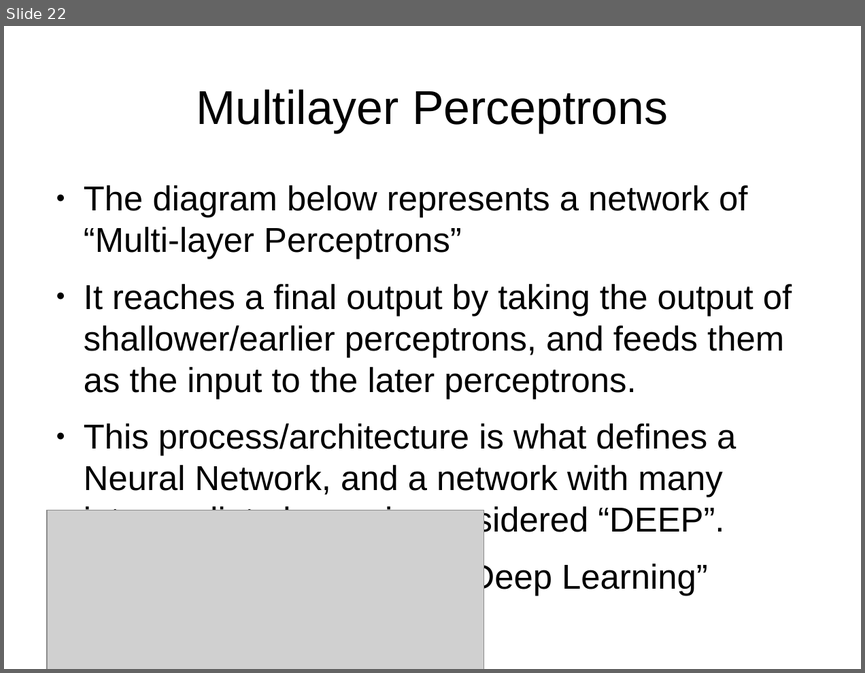
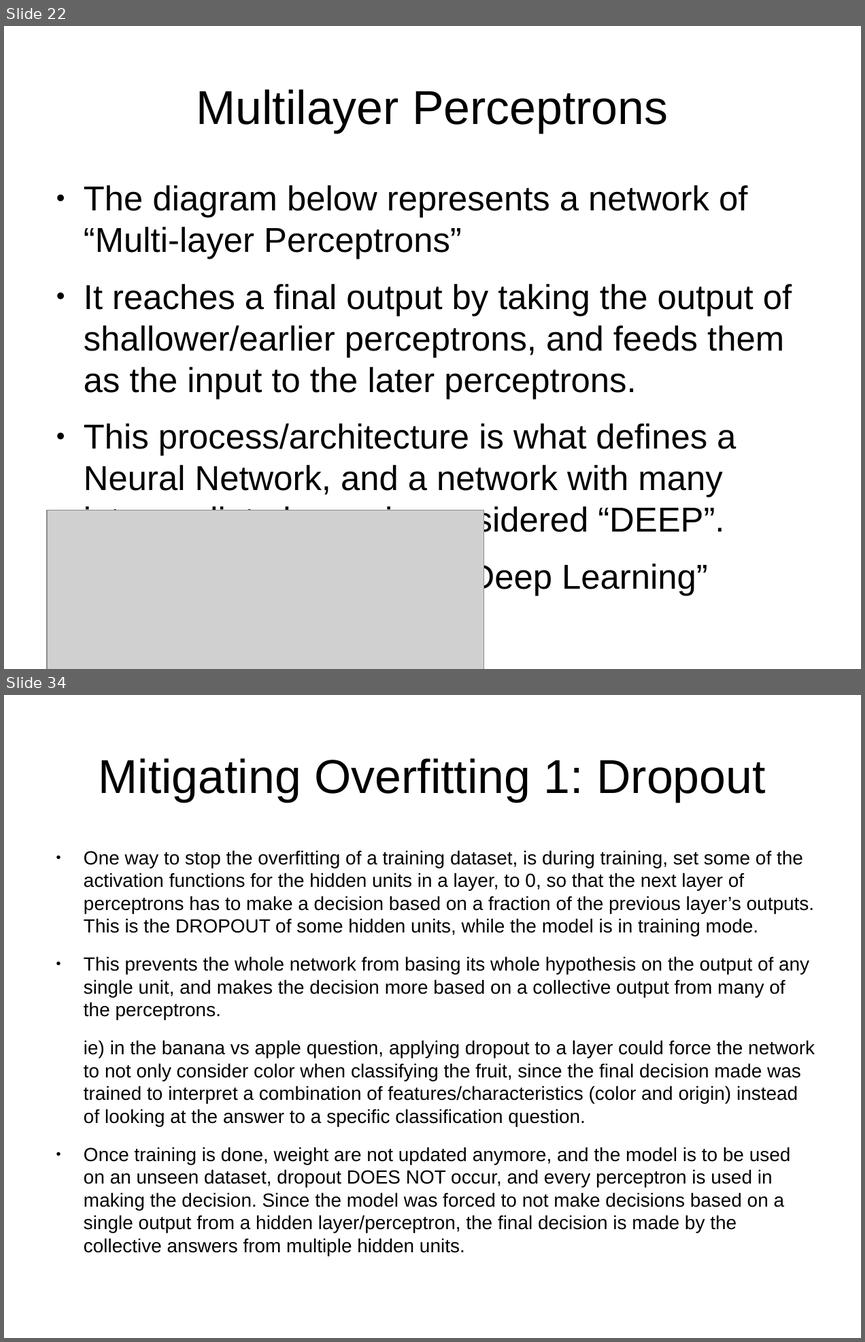
Before and after one commit to sofiabesenski4/MedicalLetterAI, a slide deck: Slides/Intro to Neural Nets and Deep Learning/1-slides.odp. Shown one above the other, each under a label of ours: slide 22 before the commit, slides 22 and 34 after it; the slides between them are not shown. The pictures are 865x673 and 865x1342 pixels, drawn with LibreOffice and Linux fonts; fonts in the diff are those of the drawing; grey boxes stand for pictures. Boxes give left, top, right and bottom in pixels: in the first picture for what was removed or moved away, otherwise in the second. Text is boxed around its words. In the diff, an @@ line names an element or a change of style, - is before the commit and + after.

Commit message:
finished the neural network introductory slides for Jan 25th meeting

```diff
--- a/Slides/Intro to Neural Nets and Deep Learning/1-slides.odp
+++ b/Slides/Intro to Neural Nets and Deep Learning/1-slides.odp
@@ slide 34 added at [4, 695, 861, 1338], background #FFFFFF @@
@@ title added at [98, 758, 765, 802], 44 pt, text #000000 @@
+Mitigating Overfitting 1: Dropout
@@ text added at [84, 850, 815, 1210], 17.6 pt, text #000000 @@
+● One way to stop the overfitting of a training dataset, is during training, set some of the activation functions for the hidden units in a layer, to 0, so that the next layer of perceptrons has to make a decision based on a fraction of the previous layer’s outputs. This is the DROPOUT of some hidden units, while the model is in training mode.
+● This prevents the whole network from basing its whole hypothesis on the output of any single unit, and makes the decision more based on a collective output from many of the perceptrons.
+ie) in the banana vs apple question, applying dropout to a layer could force the network to not only consider color when classifying the fruit, since the final decision made was trained to interpret a combination of features/characteristics (color and origin) instead of looking at the answer to a specific classification question.
+● Once training is done, weight are not updated anymore, and the model is to be used on an unseen dataset, dropout DOES NOT occur, and every perceptron is used in making the decision. Since the model was forced to not make decisions based on a single output from a hidden layer/perceptron, the final decision is made by the collective answers from multiple hidden units.
```
Also in this commit, not shown: 4 slides changed, 24 other slides added, 13 slides removed, 1 other file.
